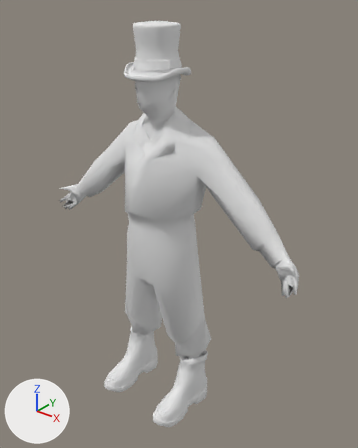
What one commit did to the Blender file modelsrc/bliink_player/plinkplayertop.blend.
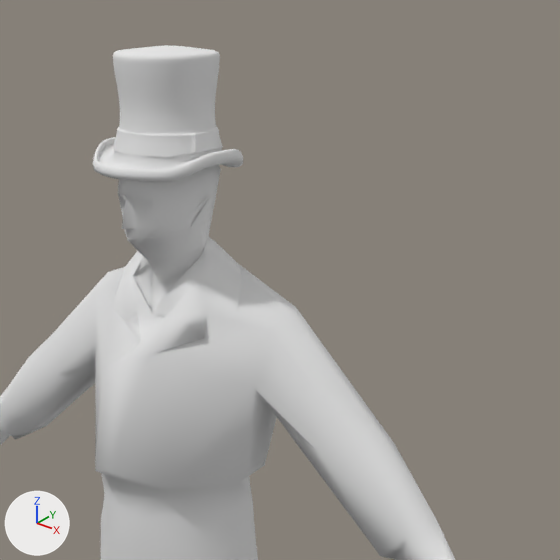
There are two pictures of each version: one whole from a 50 mm camera at (55.5, -63.7, 82.7) aimed at (2.9, 2.1, 41.9), one close up on the part from 23% to 93% of the width and 0% to 56% of the height. Lighting does not change. The marker at lower left points along +X, +Y and +Z.

The first close-up shows 'bliink_play1'.
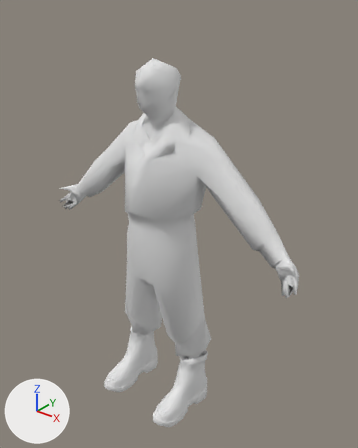
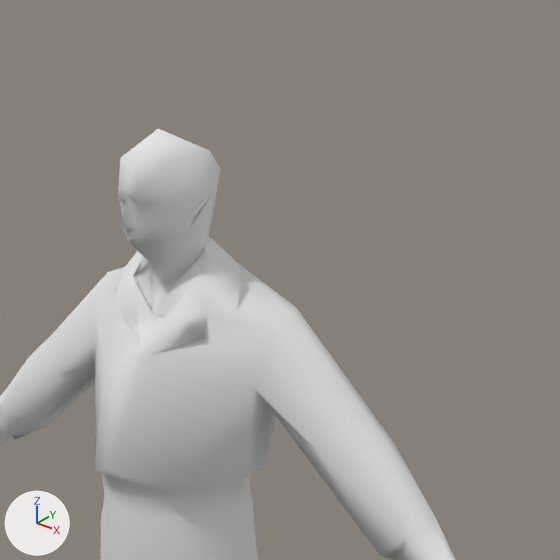
Where the change shows, as pixel boxes [x1, y1, x2, y2] in the close-ups (560 x 560 px):
'bliink_play1', reshaped: before [0, 45, 455, 560]; after [0, 128, 455, 560]
part 1 of me_lod4_blue_player_reference, deleted: before [93, 45, 243, 182]

Edits to the bpy script that builds the scene:
```text
Change me_lod4_blue_player_reference:
    where me_lod4_blue_player_reference.from_pydata(...)  # 5519 vertices, 5784 faces; spans x -30.0..29.3, y -10.5..6.8, z 2.0..77.4
    used by ob_bliink_play1; location = (0.0, 0.0, 0.0)
    me_lod4_blue_player_reference part 1: the loose piece of 4186 vertices spanning x -5.5..5.5, y -5.6..5.6, z 68.9..77.4 is deleted
```
